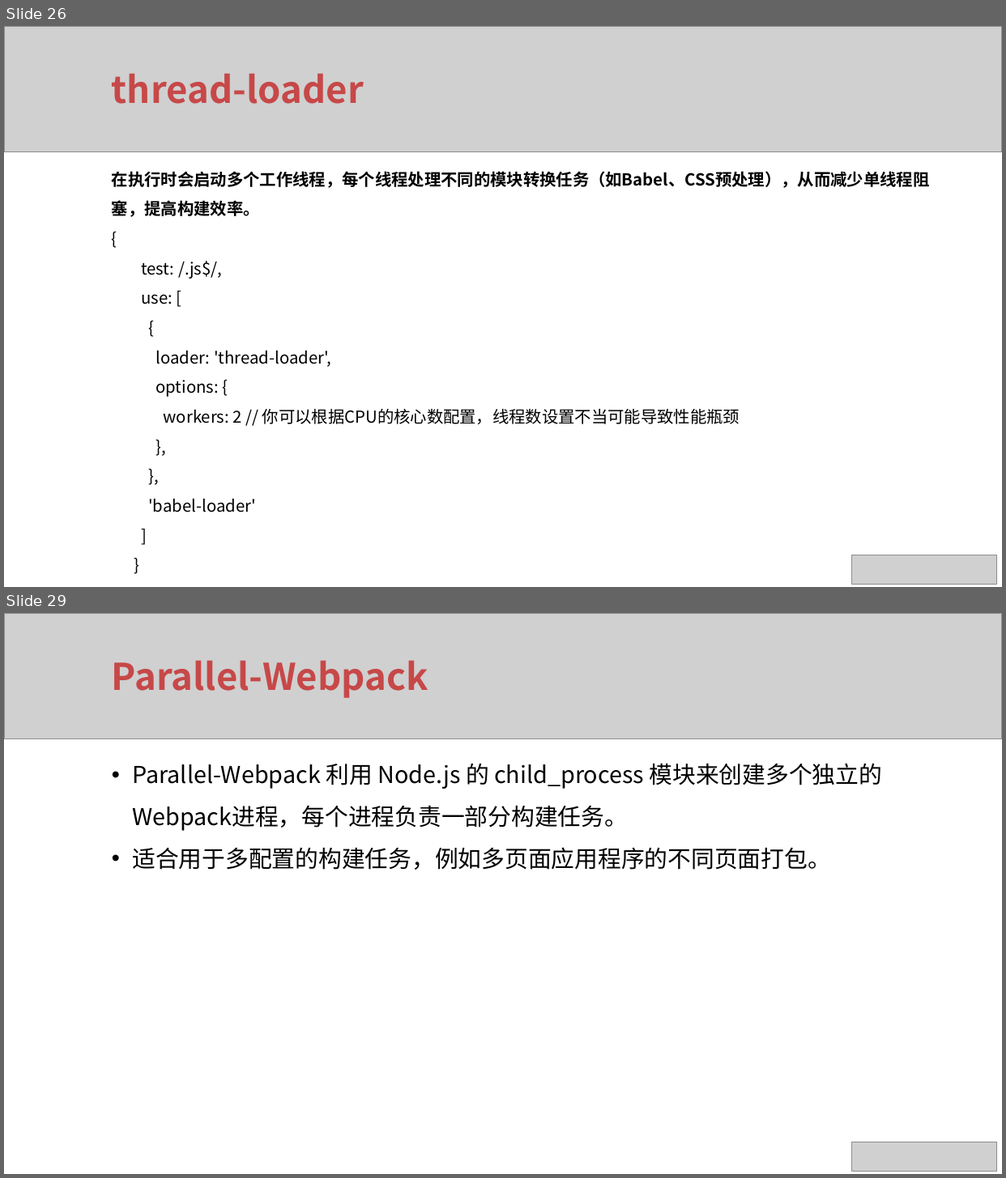
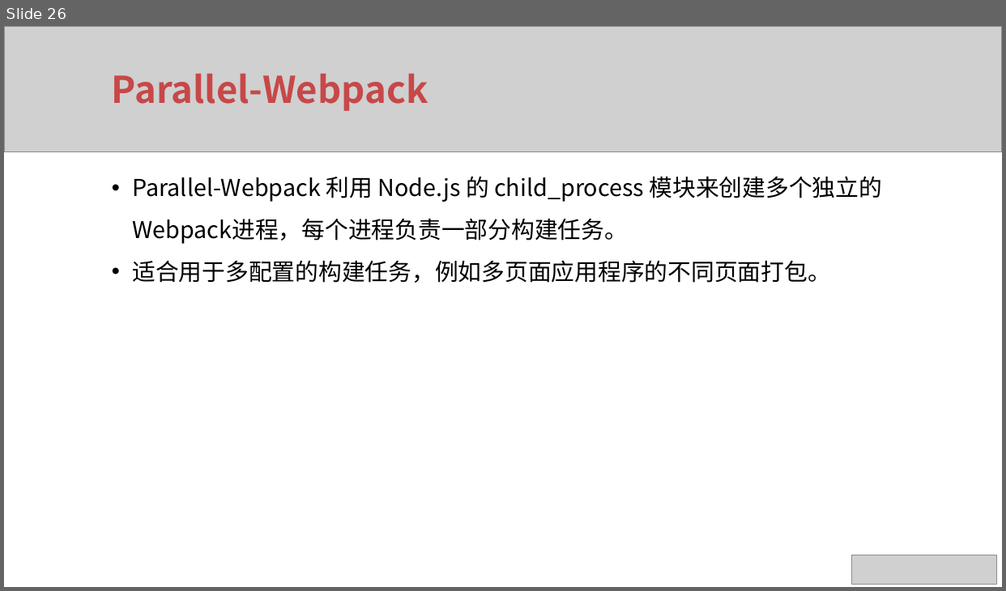
Before and after one commit to xuqunhai/python, a slide deck: rx/Vue项目最佳实践.pptx. Shown one above the other, each under a label of ours: slides 26 and 29 before the commit, slide 26 after it; the slides between them are not shown. The pictures are 1006x1178 and 1006x591 pixels, drawn with LibreOffice and Linux fonts; fonts in the diff are those of the drawing; grey boxes stand for pictures. Boxes give left, top, right and bottom in pixels: in the first picture for what was removed or moved away, otherwise in the second. Text is boxed around its words. In the diff, an @@ line names an element or a change of style, - is before the commit and + after.

```diff
--- a/rx/Vue项目最佳实践.pptx
+++ b/rx/Vue项目最佳实践.pptx
@@ slide 26 removed at [4,26,1002,587], background #FFFFFF @@
@@ picture removed at [4,26,1002,152] @@
@@ text removed at [112,74,364,104] @@
-thread-loader
@@ text removed at [112,171,930,513] @@
-在执行时会启动多个工作线程，每个线程处理不同的模块转换任务（如Babel、CSS预处理），从而减少单线程阻塞，提高构建效率。
-{
-test: /.js$/,
-use: [
-{
-loader: 'thread-loader',
-options: {
-workers: 2 // 你可以根据CPU的核心数配置，线程数设置不当可能导致性能瓶颈
-},
-},
-'babel-loader'
-]
-}
@@ picture removed at [852,556,997,585] @@
@@ what was slide 29 is now slide 26 @@
```
Also in this commit, not shown: 23 slides changed, 2 slides added, 4 other slides removed, 5 other files.
